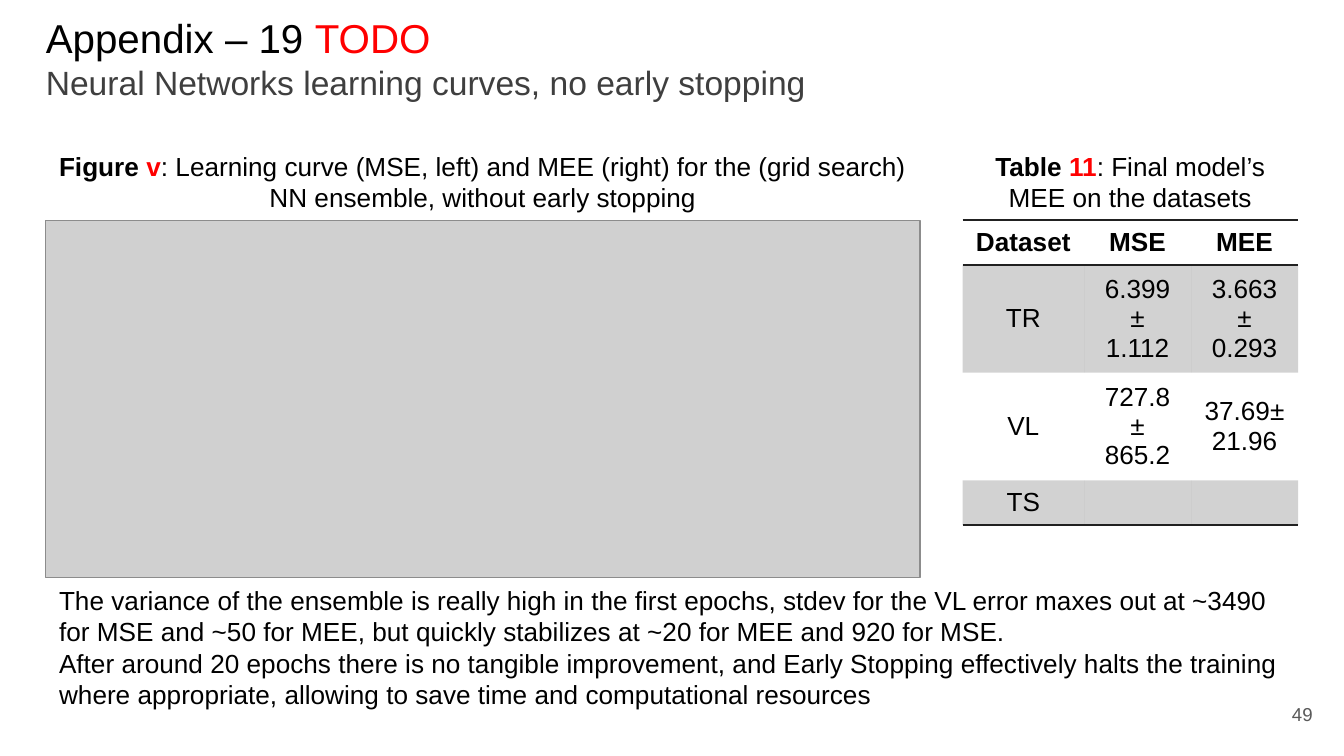
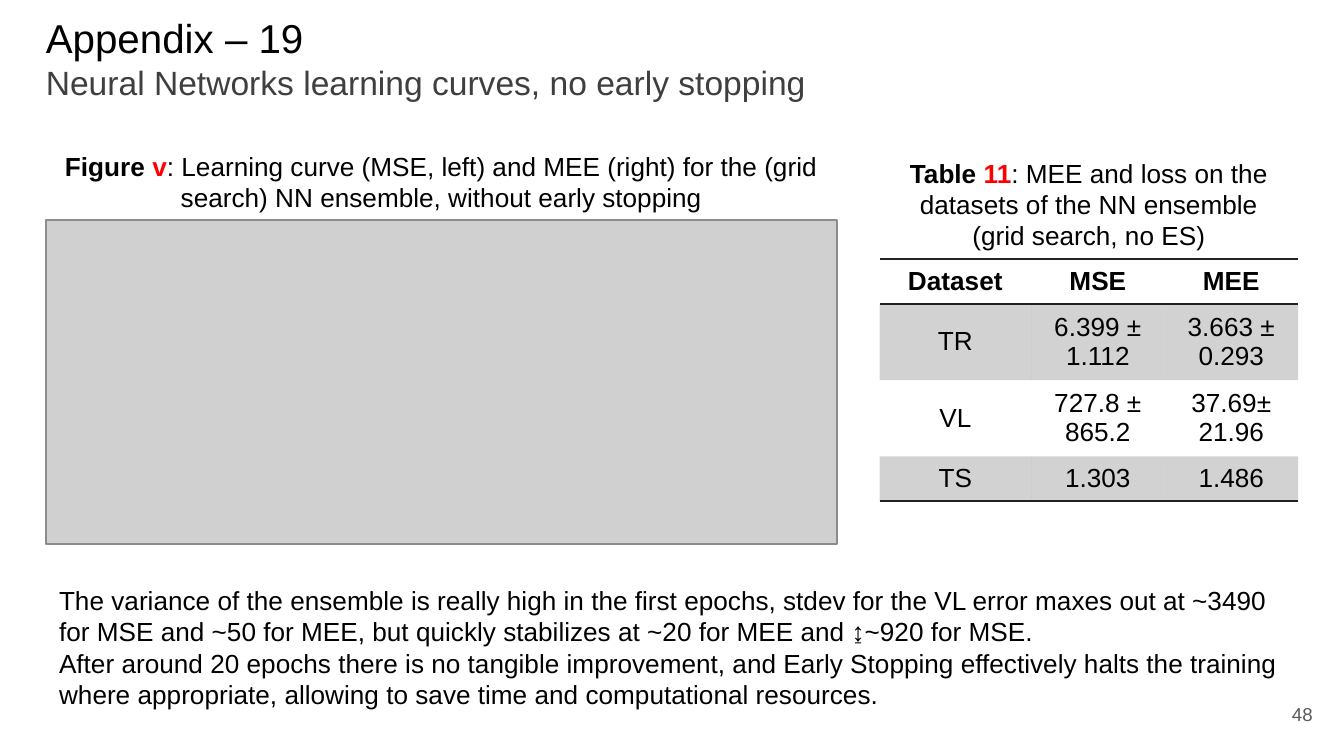
Before and after one commit to paolo-junior-mollica/machine-learning-project, a slide deck: slide 48 of relazione/Canduci_Marino_Mollica.pptx (slide 49 before the commit). Drawn at 1344x756 pixels with LibreOffice and Linux fonts; fonts in the diff are those of the drawing; grey boxes stand for pictures. Boxes give left, top, right and bottom in pixels: in the first picture for what was removed or moved away, otherwise in the second. Text is boxed around its words. In the diff, an @@ line names an element or a change of style, - is before the commit and + after.

```diff
--- a/relazione/Canduci_Marino_Mollica.pptx
+++ b/relazione/Canduci_Marino_Mollica.pptx
@@ title at bbox=[46, 23, 805, 101]: text changed @@
-Appendix – 19 TODO
-Neural Networks learning curves, no early stopping
+Appendix – 19
+Neural Networks learning curves, no early stopping
@@ text "Figure v: Learning curve (MSE, ..." rewrapped from bbox=[59, 157, 905, 213] to bbox=[65, 157, 816, 213] @@
@@ text at bbox=[910, 164, 1267, 251]: text changed @@
-Table 11: Final model’s MEE on the datasets
+Table 11: MEE and loss on the datasets of the NN ensemble (grid search, no ES)
@@ picture: place and size @@
-picture at bbox=[46, 220, 919, 578]
+picture at bbox=[46, 220, 837, 544]
@@ table at bbox=[879, 259, 1297, 501] @@
-row 4, column 2: 
+row 4, column 2: 1.303
-row 4, column 3: 
+row 4, column 3: 1.486
@@ table: place and size @@
-table at bbox=[962, 220, 1298, 526]
+table at bbox=[879, 259, 1297, 501]
@@ text at bbox=[59, 591, 1276, 710]: text changed @@
-The variance of the ensemble is really high in the first epochs, stdev for the VL error maxes out at ~3490 for MSE and ~50 for MEE, but quickly stabilizes at ~20 for MEE and 920 for MSE.
-After around 20 epochs there is no tangible improvement, and Early Stopping effectively halts the training where appropriate, allowing to save time and computational resources
+The variance of the ensemble is really high in the first epochs, stdev for the VL error maxes out at ~3490 for MSE and ~50 for MEE, but quickly stabilizes at ~20 for MEE and ↨~920 for MSE.
+After around 20 epochs there is no tangible improvement, and Early Stopping effectively halts the training where appropriate, allowing to save time and computational resources.
@@ page number at bbox=[1292, 708, 1313, 721]: text changed @@
-49
+48
```
Also in this commit, not shown: 14 other slides changed, 1 slide added, 1 slide removed.
